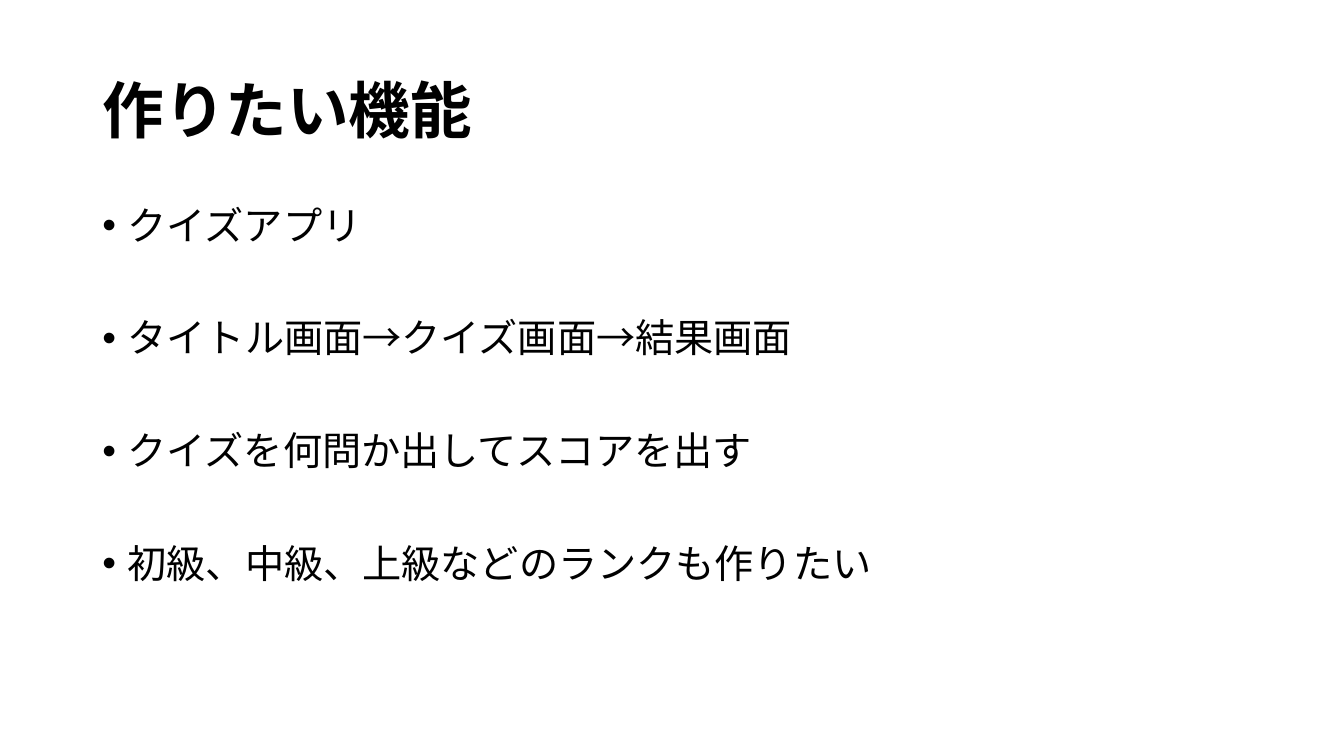
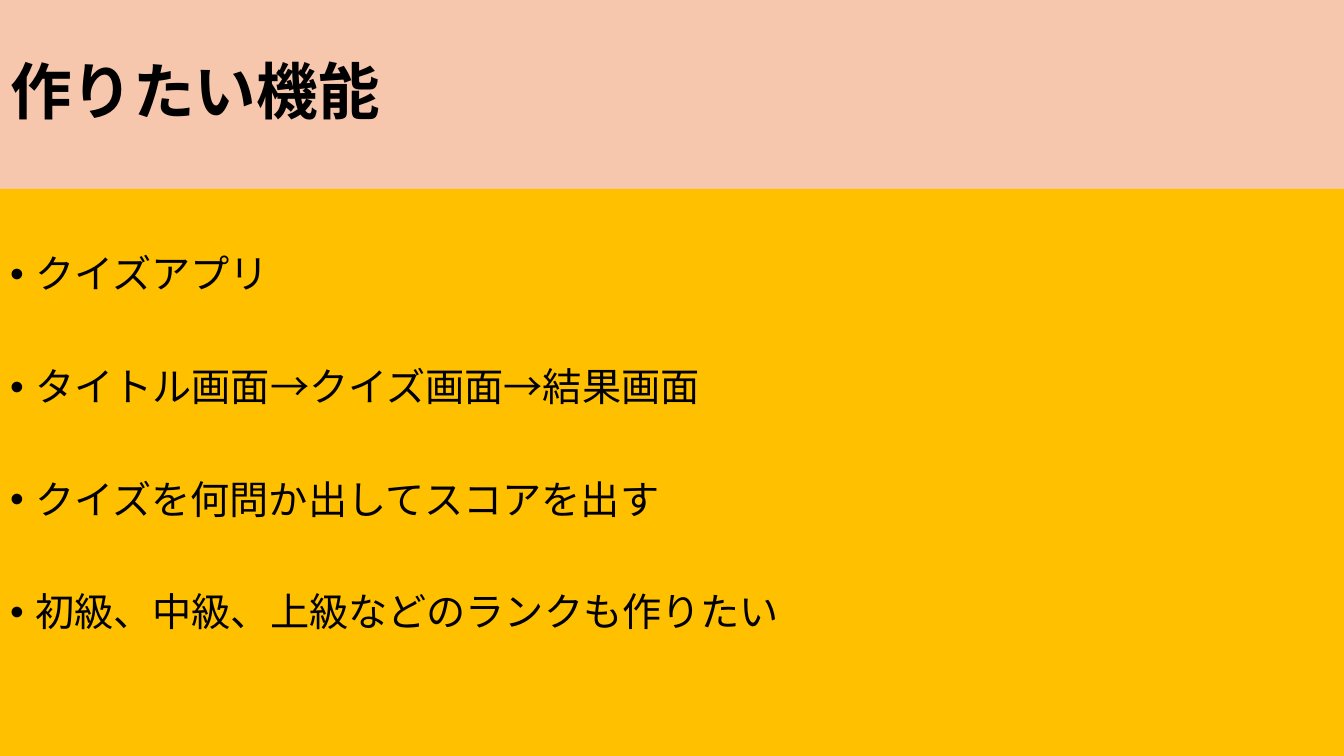
Before and after one commit to ShinjoHirofumi/flutter_application_1, a slide deck: slide 2 of quiz_眞城博文20250507.pptx. Drawn at 1344x756 pixels with LibreOffice and Linux fonts; fonts in the diff are those of the drawing. Boxes give left, top, right and bottom in pixels: in the first picture for what was removed or moved away, otherwise in the second. Text is boxed around its words. In the diff, an @@ line names an element or a change of style, - is before the commit and + after.

```diff
--- a/quiz_眞城博文20250507.pptx
+++ b/quiz_眞城博文20250507.pptx
@@ title "作りたい機能": place and size @@
-title "作りたい機能" at <box>102,80,472,139</box>
+title "作りたい機能" at <box>0,0,1344,189</box>
@@ title "作りたい機能" at <box>0,0,1344,189</box>: fill none to #F6C6AD @@
@@ text "クイズアプリ": place and size @@
-text "クイズアプリ" at <box>128,207,872,582</box>
+text "クイズアプリ" at <box>0,189,1344,756</box>
@@ text "クイズアプリ" at <box>0,189,1344,756</box>: fill none to #FFC000 @@
```
Also in this commit, not shown: 6 other slides changed.
